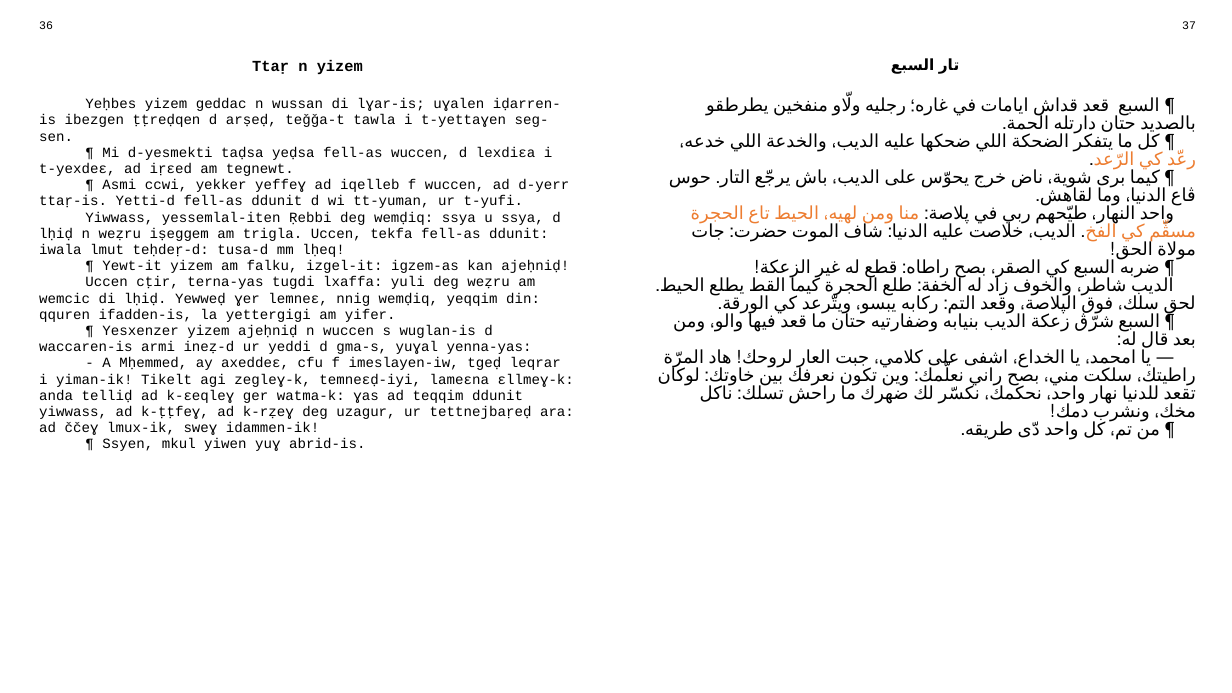
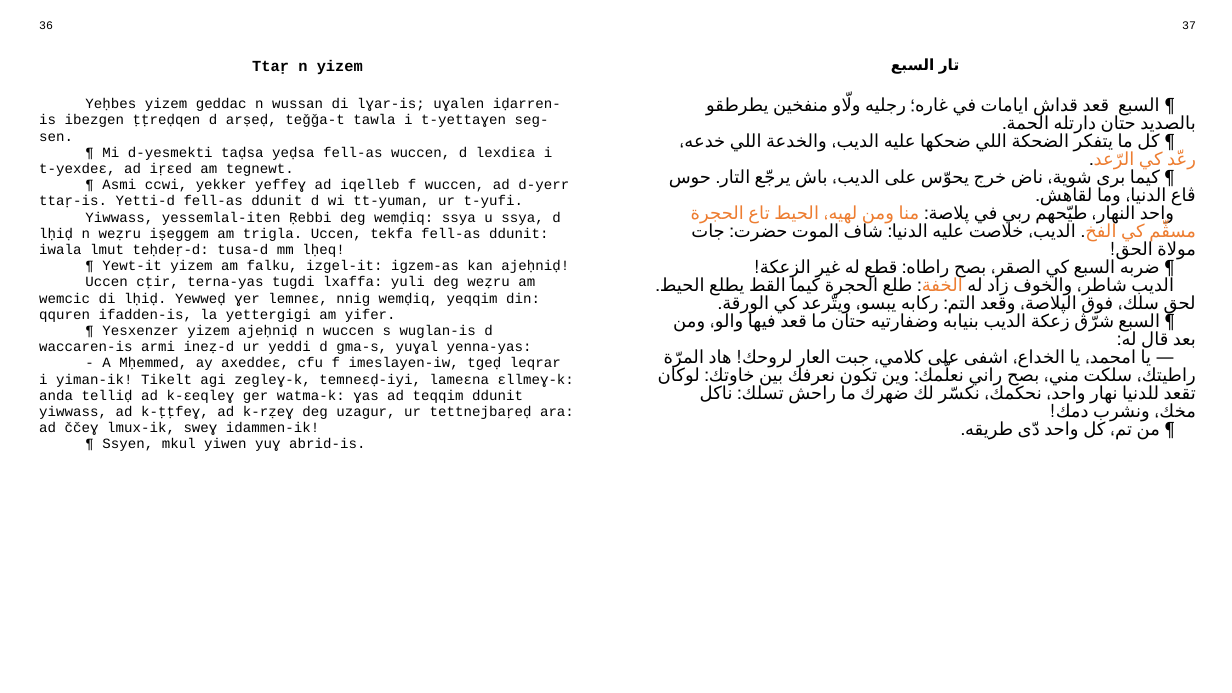
Before and after one commit to sferhah/tamacahut_n_wuccen, a slide deck: slide 14 of Uccen.ConsoleApp/uccen.arq.pptx. Drawn at 1232x693 pixels with LibreOffice and Linux fonts; fonts in the diff are those of the drawing. Boxes give left, top, right and bottom in pixels: in the first picture for what was removed or moved away, otherwise in the second. Text is boxed around its words. In the diff, an @@ line names an element or a change of style, - is before the commit and + after.

```diff
--- a/Uccen.ConsoleApp/uccen.arq.pptx
+++ b/Uccen.ConsoleApp/uccen.arq.pptx
@@ table at (x1=30, y1=15, x2=1205, y2=668) @@
@@ text colour #000000 to #ED7D31 in "الخفة:" @@
```
Also in this commit, not shown: 3 other slides changed, 1 other file.
